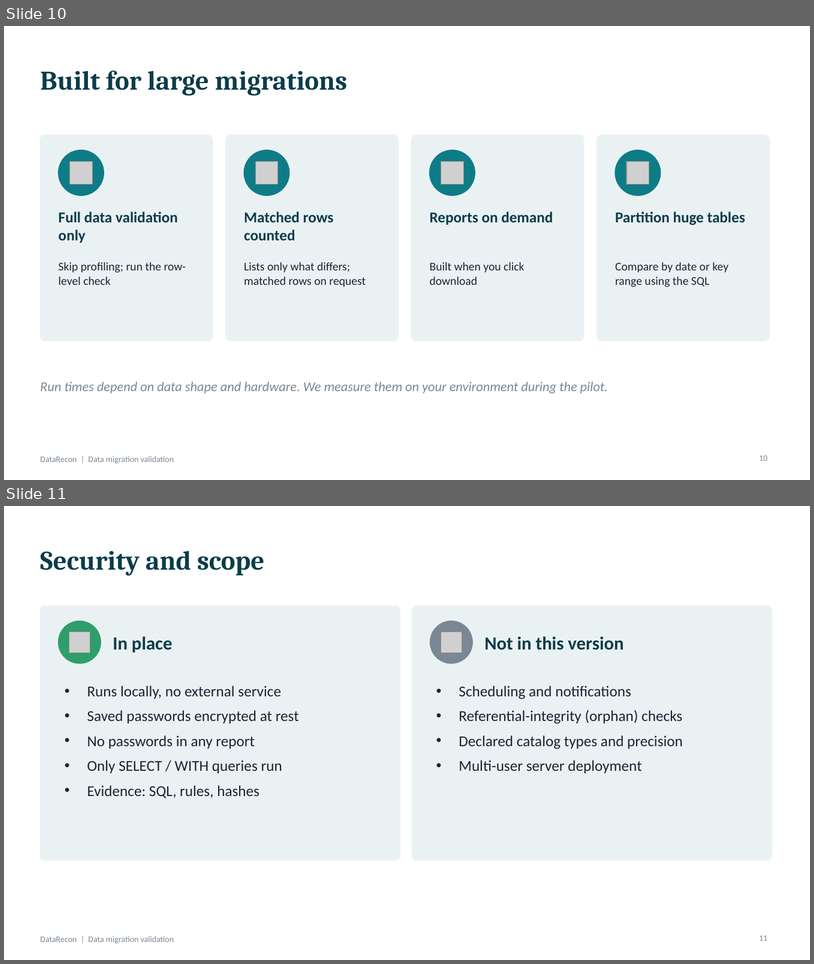
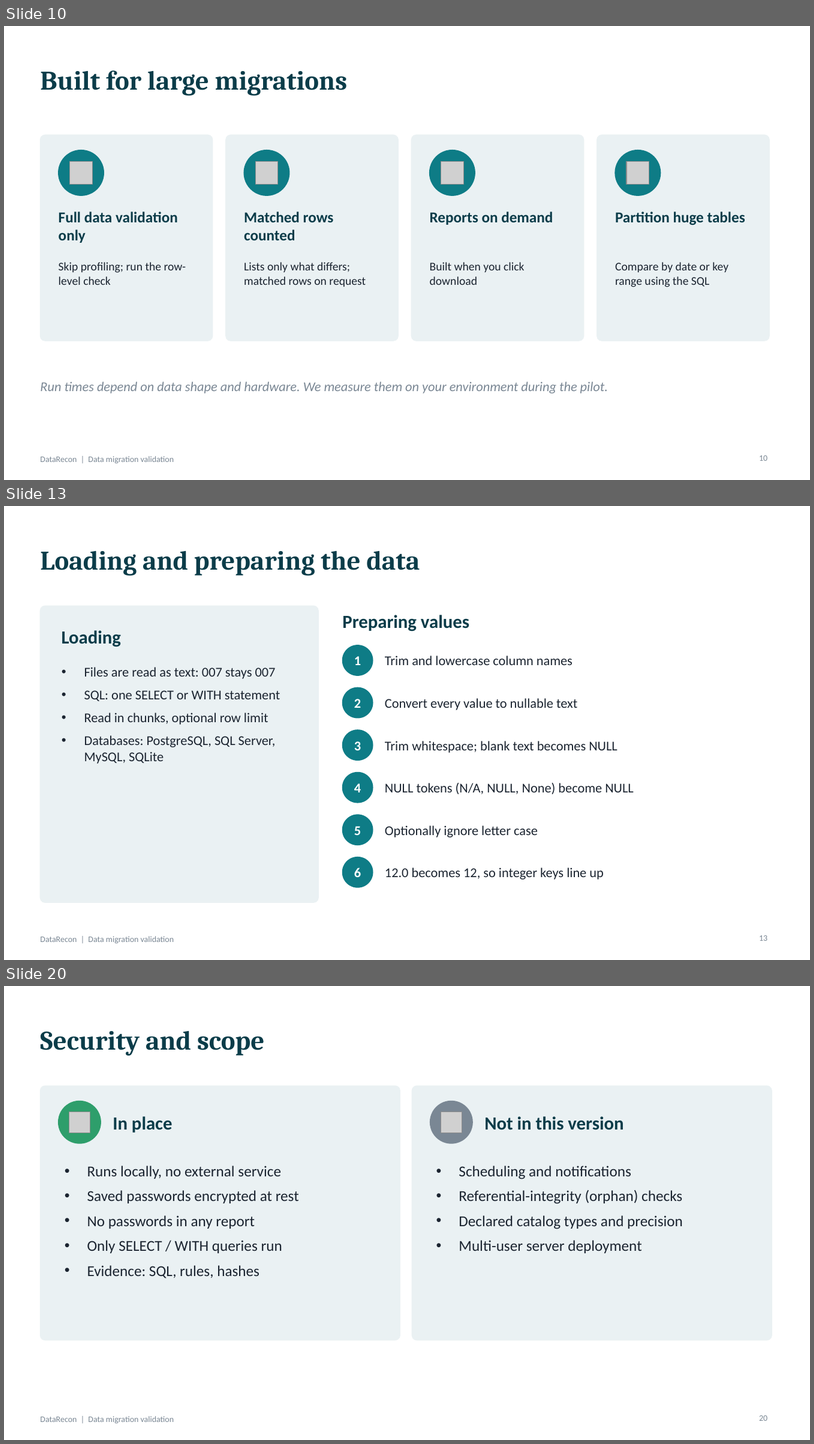
Before and after one commit to mkchandrueee/terraform-project, a slide deck: docs/DataRecon_Client_Presentation.pptx. Shown one above the other, each under a label of ours: slides 10 and 11 before the commit, slides 10, 13 and 20 after it; the slides between them are not shown. The pictures are 814x964 and 814x1444 pixels, drawn with LibreOffice and Linux fonts; fonts in the diff are those of the drawing; grey boxes stand for pictures. Boxes give left, top, right and bottom in pixels: in the first picture for what was removed or moved away, otherwise in the second. Text is boxed around its words. In the diff, an @@ line names an element or a change of style, - is before the commit and + after.

```diff
--- a/docs/DataRecon_Client_Presentation.pptx
+++ b/docs/DataRecon_Client_Presentation.pptx
@@ slide 13 added at [4, 506, 810, 960], background #FFFFFF; not listed: 1 template element that a slide beside it also shows @@
@@ title added at [40, 551, 420, 576], 32 pt, text #0B3C49, bold @@
+Loading and preparing the data
@@ rounded rectangle added at [40, 606, 318, 902], fill #EAF1F3, outline #EAF1F3 1 pt @@
@@ text added at [62, 630, 121, 647], 22 pt, text #0B3C49, bold @@
+Loading
@@ text added at [342, 615, 470, 631], 22 pt, text #0B3C49, bold @@
+Preparing values
@@ ellipse added at [343, 645, 373, 675], fill #0E7C86, outline #0E7C86 1 pt @@
@@ text added at [84, 667, 280, 763], 16 pt, text #1B2430 @@
+• Files are read as text: 007 stays 007
+• SQL: one SELECT or WITH statement
+• Read in chunks, optional row limit
+• Databases: PostgreSQL, SQL Server, MySQL, SQLite
@@ text added at [354, 656, 361, 665], 16 pt, text #FFFFFF, bold @@
+1
@@ text added at [385, 655, 573, 665], 16 pt, text #1B2430 @@
+Trim and lowercase column names
@@ ellipse added at [343, 687, 373, 718], fill #0E7C86, outline #0E7C86 1 pt @@
@@ text added at [354, 699, 361, 708], 16 pt, text #FFFFFF, bold @@
+2
@@ text added at [385, 698, 578, 710], 16 pt, text #1B2430 @@
+Convert every value to nullable text
@@ ellipse added at [343, 730, 373, 760], fill #0E7C86, outline #0E7C86 1 pt @@
@@ text added at [354, 741, 361, 750], 16 pt, text #FFFFFF, bold @@
+3
@@ text added at [385, 741, 618, 753], 16 pt, text #1B2430 @@
+Trim whitespace; blank text becomes NULL
@@ ellipse added at [343, 772, 373, 802], fill #0E7C86, outline #0E7C86 1 pt @@
@@ text added at [354, 783, 361, 792], 16 pt, text #FFFFFF, bold @@
+4
@@ text added at [385, 783, 634, 794], 16 pt, text #1B2430 @@
+NULL tokens (N/A, NULL, None) become NULL
@@ ellipse added at [343, 814, 373, 845], fill #0E7C86, outline #0E7C86 1 pt @@
@@ text added at [354, 826, 361, 835], 16 pt, text #FFFFFF, bold @@
+5
@@ text added at [385, 825, 538, 837], 16 pt, text #1B2430 @@
+Optionally ignore letter case
@@ ellipse added at [343, 857, 373, 887], fill #0E7C86, outline #0E7C86 1 pt @@
@@ text added at [354, 867, 361, 877], 16 pt, text #FFFFFF, bold @@
+6
@@ text added at [385, 867, 603, 879], 16 pt, text #1B2430 @@
+12.0 becomes 12, so integer keys line up
@@ page number added at [759, 935, 768, 940], 10 pt, text #7A8794 @@
+13
@@ what was slide 11 is now slide 20 @@
@@ page number at [759, 1415, 768, 1420]: text changed @@
-11
+20
```
Also in this commit, not shown: 8 other slides added.
